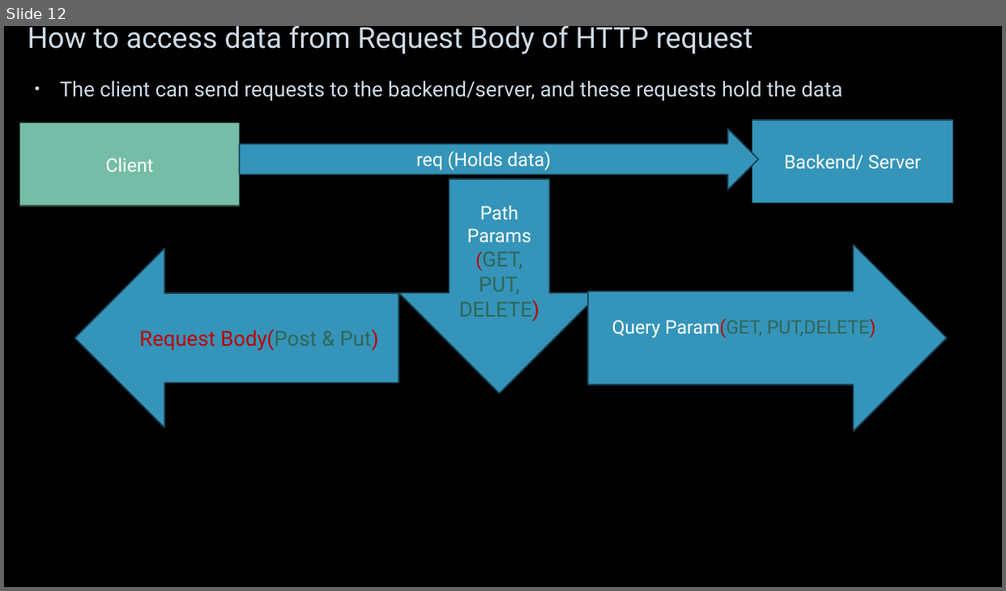
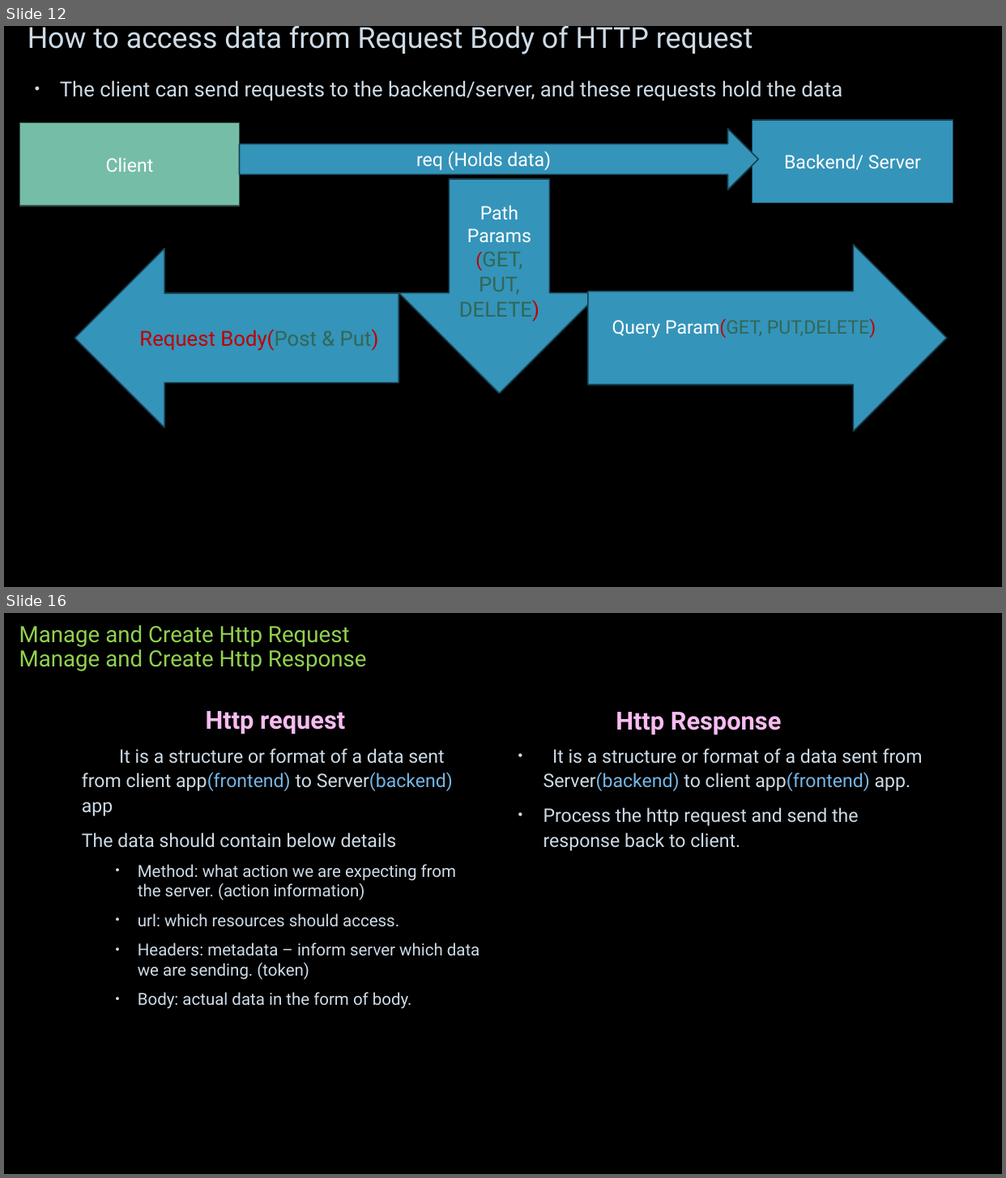
Before and after one commit to JhanaR/mylearnNode, a slide deck: BackEnd - Notes.pptx. Shown one above the other, each under a label of ours: slide 12 before the commit, slides 12 and 16 after it; the slides between them are not shown. The pictures are 1006x591 and 1006x1178 pixels, drawn with LibreOffice and Linux fonts; fonts in the diff are those of the drawing; background and template pictures are left out. Boxes give left, top, right and bottom in pixels: in the first picture for what was removed or moved away, otherwise in the second. Text is boxed around its words. In the diff, an @@ line names an element or a change of style, - is before the commit and + after.

```diff
--- a/BackEnd - Notes.pptx
+++ b/BackEnd - Notes.pptx
@@ slide 16 added at (x1=4, y1=613, x2=1002, y2=1174), background picture (left out) @@
@@ title added at (x1=19, y1=625, x2=367, y2=671), 21.6 pt, text #92D050 @@
+Manage and Create Http Request
+Manage and Create Http Response
@@ text added at (x1=206, y1=711, x2=345, y2=735), 24 pt, text #F8BCF1, bold @@
+Http request
@@ text added at (x1=616, y1=712, x2=782, y2=735), 24 pt, text #F8BCF1, bold @@
+Http Response
@@ text added at (x1=82, y1=748, x2=479, y2=1009), 16 pt, text #CEDBE6 @@
+It is a structure or format of a data sent from client app(frontend) to Server(backend) app
+The data should contain below details
+  • Method: what action we are expecting from the server. (action information)
+  • url: which resources should access.
+  • Headers: metadata – inform server which data we are sending. (token)
+  • Body: actual data in the form of body.
@@ text added at (x1=543, y1=748, x2=923, y2=851), 18 pt, text #CEDBE6 @@
+• It is a structure or format of a data sent from Server(backend) to client app(frontend) app.
+• Process the http request and send the response back to client.
```
Also in this commit, not shown: 3 slides changed, 1 other slide added, 3 other files.
